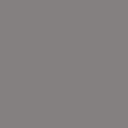
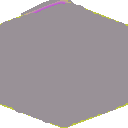
Layer changes from the first w=128, h=128 image to the second:
added layer "test.xcf" above "Background" over (0, 0, 128, 128)
painted on "Background" over (0, 0, 128, 128)
